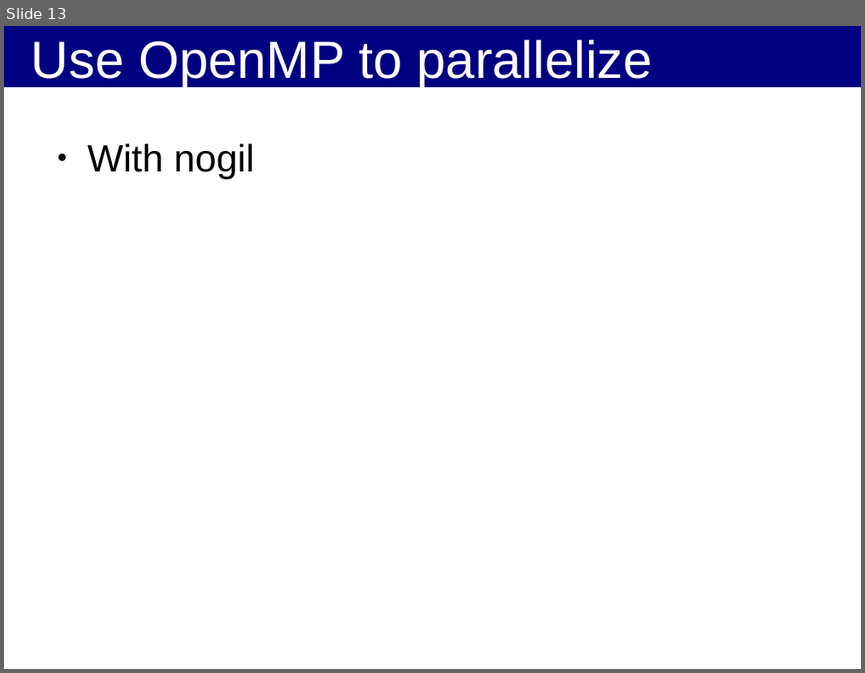
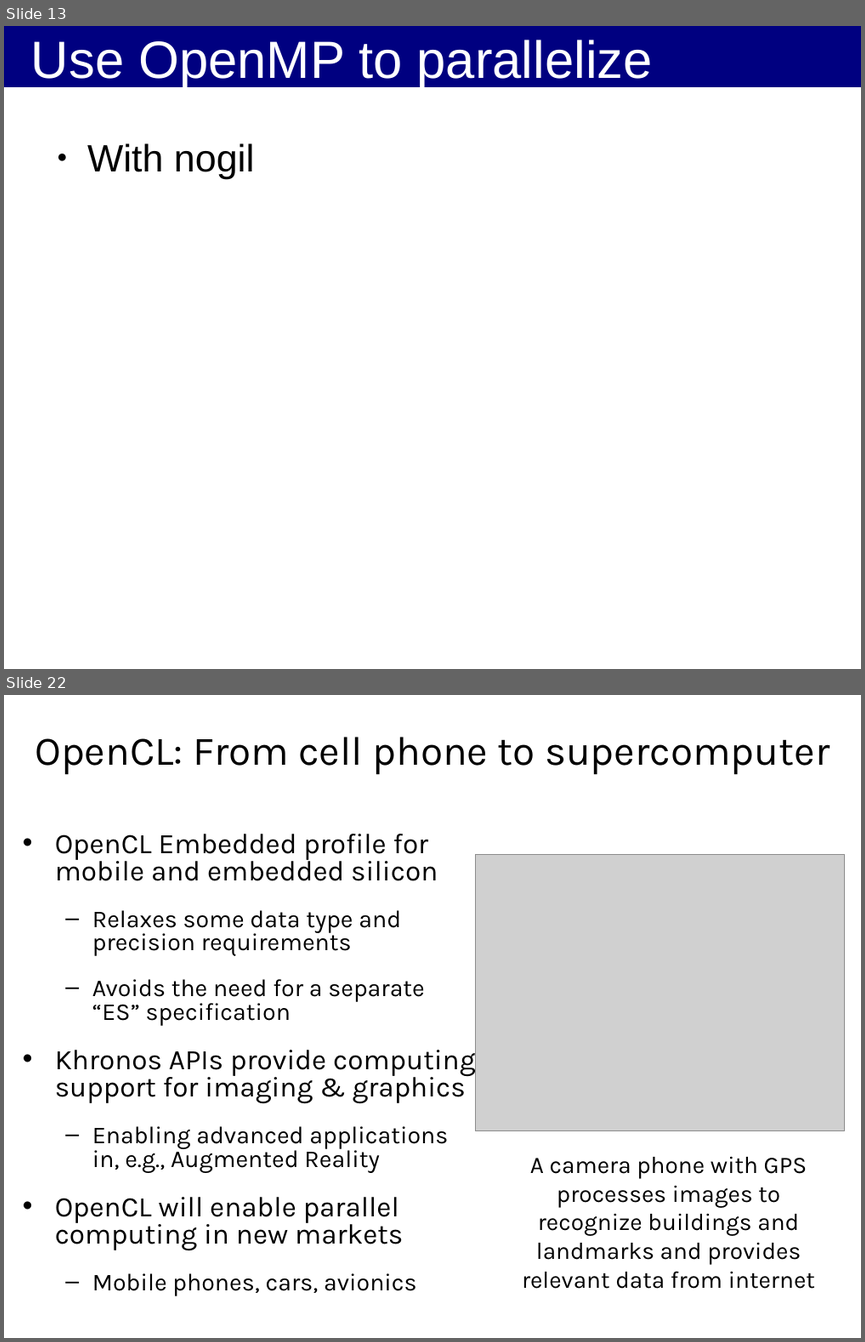
Before and after one commit to kif/HPP, a slide deck: Cython_OpenCL.odp. Shown one above the other, each under a label of ours: slide 13 before the commit, slides 13 and 22 after it; the slides between them are not shown. The pictures are 865x673 and 865x1342 pixels, drawn with LibreOffice and Linux fonts; fonts in the diff are those of the drawing; grey boxes stand for pictures; background and template pictures are left out. Boxes give left, top, right and bottom in pixels: in the first picture for what was removed or moved away, otherwise in the second. Text is boxed around its words. In the diff, an @@ line names an element or a change of style, - is before the commit and + after.

```diff
--- a/Cython_OpenCL.odp
+++ b/Cython_OpenCL.odp
@@ slide 22 added at (4,695,861,1338), background #FFFFFF @@
@@ title added at (35,737,829,774), 34.1 pt, text #000000 @@
+OpenCL: From cell phone to supercomputer
@@ text added at (55,834,475,1296), 20.4 pt, text #000000 @@
+• OpenCL Embedded profile for mobile and embedded silicon
+  – Relaxes some data type and precision requirements
+  – Avoids the need for a separate “ES” specification
+• Khronos APIs provide computing support for imaging & graphics
+  – Enabling advanced applications in, e.g., Augmented Reality
+• OpenCL will enable parallel computing in new markets
+  – Mobile phones, cars, avionics
@@ picture added at (475,854,844,1131) @@
@@ text added at (522,1156,815,1288), 20 pt, text #000000 @@
+A camera phone with GPS processes images to recognize buildings and landmarks and provides relevant data from internet
```
Also in this commit, not shown: 4 slides changed, 38 other slides added, 2 other files.
